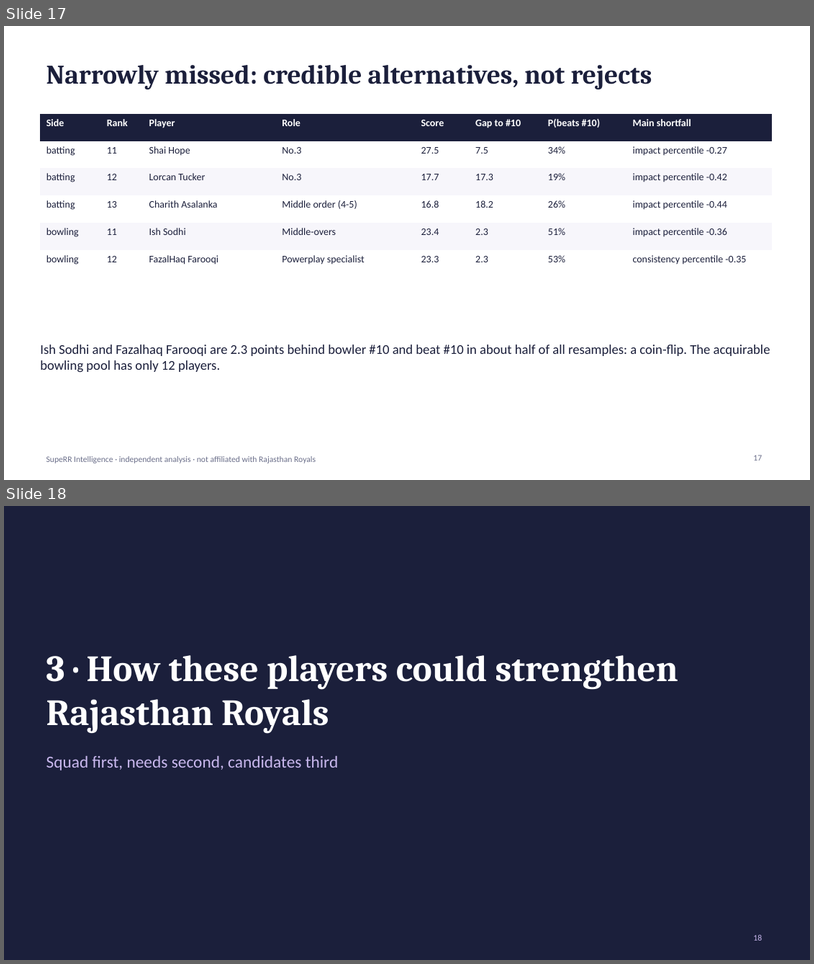
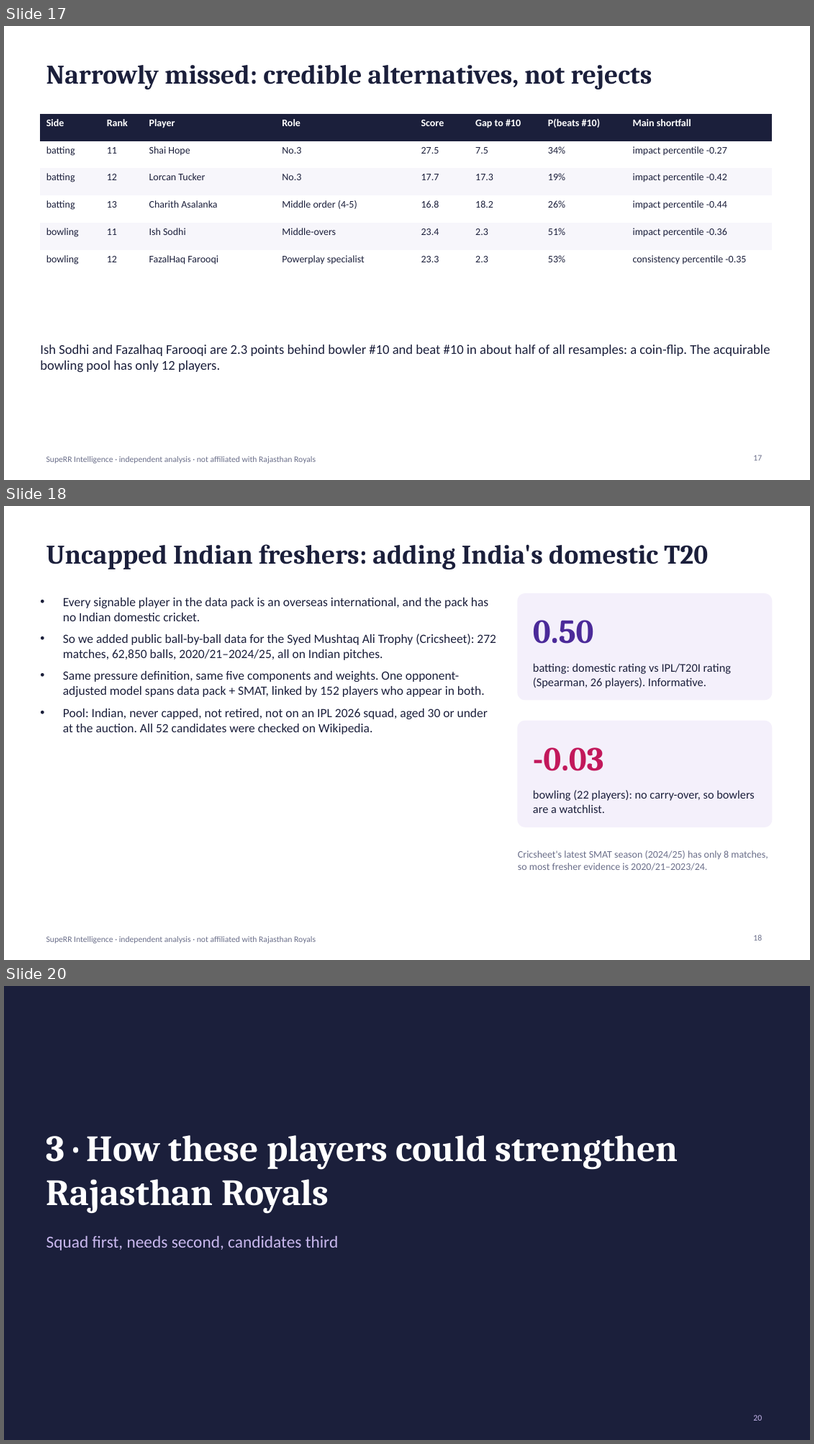
Before and after one commit to Anurag-1902-Patil/RR-Hackathon, a slide deck: reports/presentation.pptx. Shown one above the other, each under a label of ours: slides 17 and 18 before the commit, slides 17, 18 and 20 after it; the slides between them are not shown. The pictures are 814x964 and 814x1444 pixels, drawn with LibreOffice and Linux fonts; fonts in the diff are those of the drawing. Boxes give left, top, right and bottom in pixels: in the first picture for what was removed or moved away, otherwise in the second. Text is boxed around its words. In the diff, an @@ line names an element or a change of style, - is before the commit and + after.

```diff
--- a/reports/presentation.pptx
+++ b/reports/presentation.pptx
@@ slide 18 added at (x1=4, y1=506, x2=810, y2=960), background #FFFFFF; not listed: 1 template element that a slide beside it also shows @@
@@ title added at (x1=46, y1=544, x2=708, y2=570), 32 pt, text #1B1F3B, bold @@
+Uncapped Indian freshers: adding India's domestic T20
@@ text added at (x1=63, y1=597, x2=496, y2=734), 15 pt, text #1B1F3B @@
+• Every signable player in the data pack is an overseas international, and the pack has no Indian domestic cricket.
+• So we added public ball-by-ball data for the Syed Mushtaq Ali Trophy (Cricsheet): 272 matches, 62,850 balls, 2020/21–2024/25, all on Indian pitches.
+• Same pressure definition, same five components and weights. One opponent-adjusted model spans data pack + SMAT, linked by 152 players who appear in both.
+• Pool: Indian, never capped, not retired, not on an IPL 2026 squad, aged 30 or under at the auction. All 52 candidates were checked on Wikipedia.
@@ rounded rectangle added at (x1=518, y1=594, x2=772, y2=700), fill #F4F0FB, outline #F4F0FB 1 pt @@
@@ text added at (x1=533, y1=620, x2=594, y2=644), 40 pt, text #4B2A99, bold @@
+0.50
@@ text added at (x1=533, y1=663, x2=731, y2=688), 14 pt, text #1B1F3B @@
+batting: domestic rating vs IPL/T20I rating (Spearman, 26 players). Informative.
@@ rounded rectangle added at (x1=518, y1=721, x2=772, y2=826), fill #F4F0FB, outline #F4F0FB 1 pt @@
@@ text added at (x1=533, y1=747, x2=604, y2=771), 40 pt, text #C2185B, bold @@
+-0.03
@@ text added at (x1=533, y1=790, x2=755, y2=813), 14 pt, text #1B1F3B @@
+bowling (22 players): no carry-over, so bowlers are a watchlist.
@@ text added at (x1=518, y1=850, x2=768, y2=870), 12 pt, text #6B6F8A @@
+Cricsheet's latest SMAT season (2024/25) has only 8 matches, so most fresher evidence is 2020/21–2023/24.
@@ page number added at (x1=754, y1=934, x2=762, y2=940), 10 pt, text #6B6F8A @@
+18
@@ what was slide 18 is now slide 20 @@
@@ page number at (x1=754, y1=1414, x2=762, y2=1420): text changed @@
-18
+20
```
Also in this commit, not shown: 2 slides changed, 1 other slide added, 34 other files.
